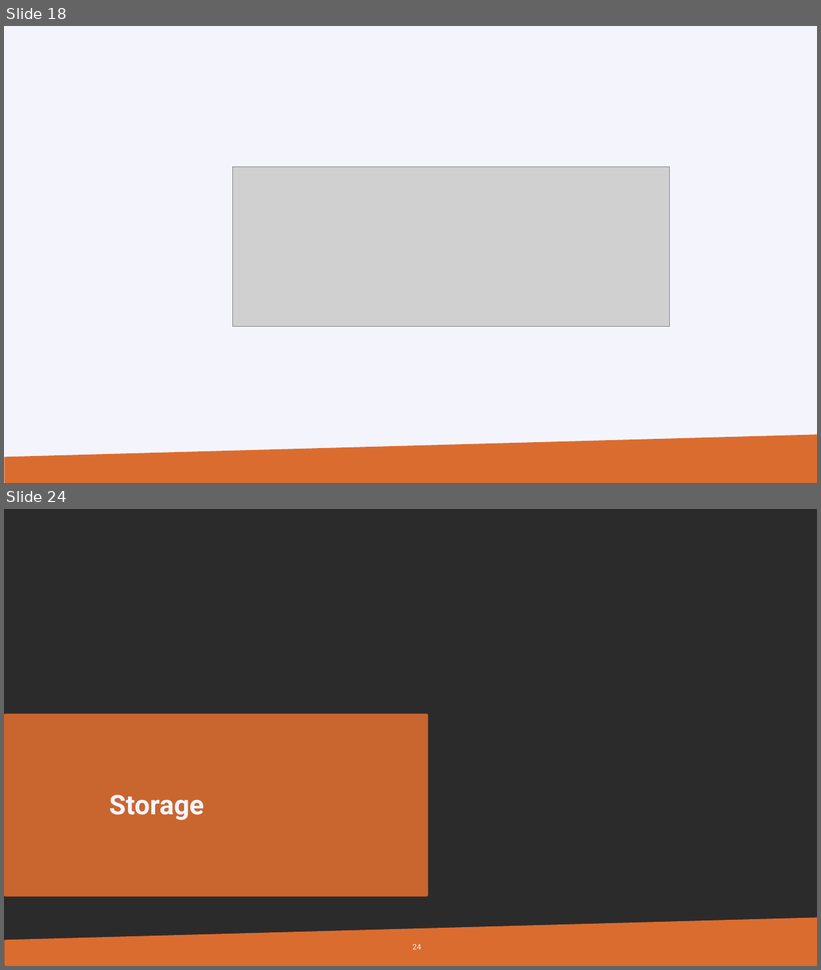
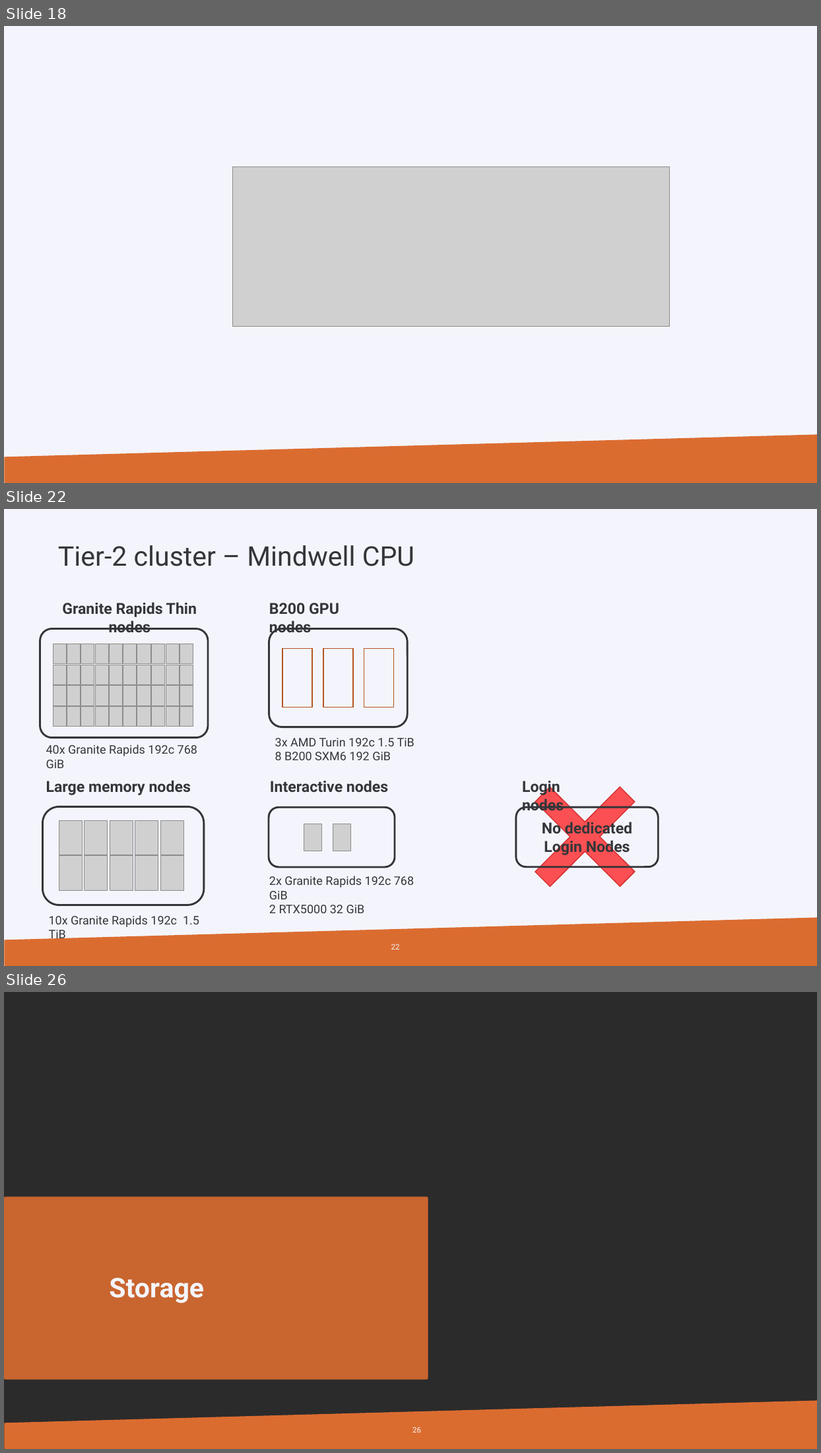
Before and after one commit to hpcleuven/HPC-intro, a slide deck: HPCintro.pptx. Shown one above the other, each under a label of ours: slides 18 and 24 before the commit, slides 18, 22 and 26 after it; the slides between them are not shown. The pictures are 821x970 and 821x1453 pixels, drawn with LibreOffice and Linux fonts; fonts in the diff are those of the drawing; grey boxes stand for pictures; background and template pictures are left out; a plain dark background stands for a picture behind light text. Boxes give left, top, right and bottom in pixels: in the first picture for what was removed or moved away, otherwise in the second. Text is boxed around its words. In the diff, an @@ line names an element or a change of style, - is before the commit and + after.

Commit message:
Update HPC intro slides.
This update contains changes relating to addition of Mindwell and the integration the Genius GPU resources into wICE.

```diff
--- a/HPCintro.pptx
+++ b/HPCintro.pptx
@@ slide 22 added at [4,509,817,966], background #F4F5FC; not listed: 1 template element that a slide beside it also shows @@
@@ text added at [58,545,415,566], 32 pt, text #333639 @@
+Tier-2 cluster – Mindwell CPU
@@ group added at [269,603,415,760]: 3 rectangles, 2 texts, 1 rounded rectangle @@
+B200 GPU nodes
+3x AMD Turin 192c 1.5 TiB
+8 B200 SXM6 192 GiB
@@ group added at [40,602,208,768]: 40 pictures, 2 texts, 1 rounded rectangle @@
+Granite Rapids Thin nodes
+40x Granite Rapids 192c 768 GiB
@@ plus added at [500,752,670,922], fill #FF0000 at 67% opacity, outline #C00000 1 pt @@
@@ text added at [522,781,564,814], 18 pt, text #333639, bold @@
+Login nodes
@@ rounded rectangle added at [516,807,659,867], outline #333639 2.25 pt, 18 pt, text #333639, bold @@
+No dedicated
+Login Nodes
@@ group added at [42,780,204,943]: 10 pictures, 2 texts, 1 rounded rectangle @@
+Large memory nodes
+10x Granite Rapids 192c 1.5 TiB
@@ group added at [269,780,414,914]: 2 texts, 2 pictures, 1 rounded rectangle @@
+Interactive nodes
+2x Granite Rapids 192c 768 GiB
+2 RTX5000 32 GiB
@@ page number added at [391,944,400,950], 9 pt, text #F4F5FC @@
+22
@@ what was slide 24 is now slide 26 @@
@@ page number at [413,1427,421,1433]: text changed @@
-24
+26
```
Also in this commit, not shown: 20 slides changed, 4 other slides added, 3 slides removed, 1 other file.
